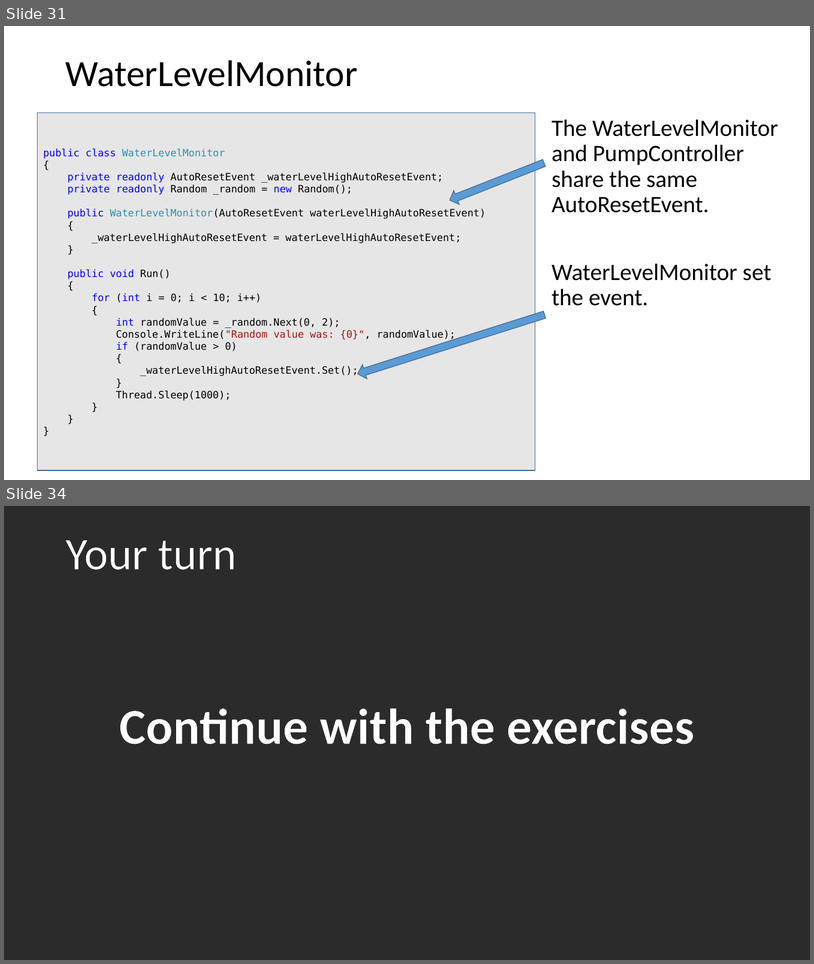
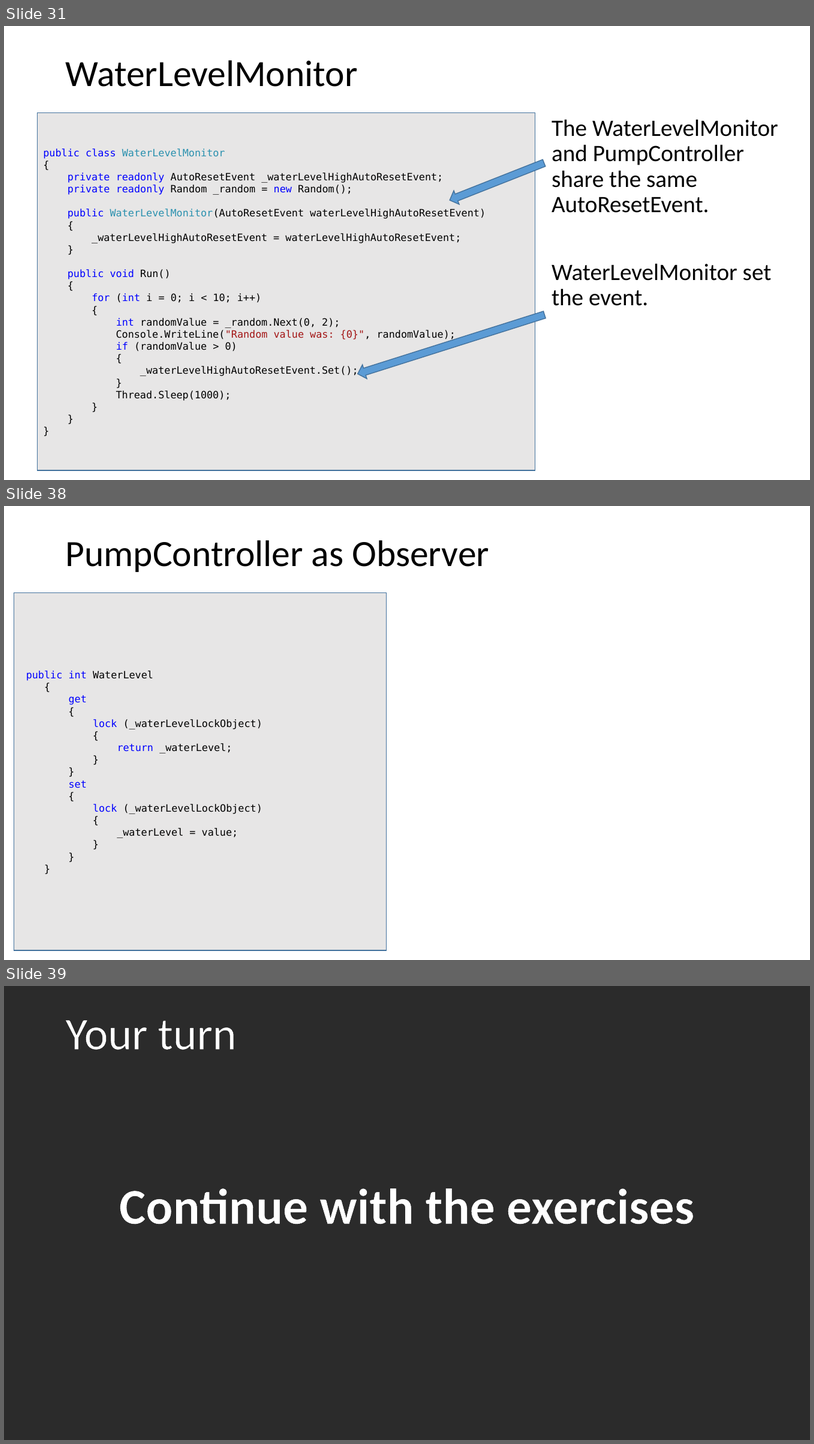
Before and after one commit to codesmurf/st3its3_teaching, a slide deck: 07 Thread Synchronization 2/Thread Synchronization pt 2.pptx. Shown one above the other, each under a label of ours: slides 31 and 34 before the commit, slides 31, 38 and 39 after it; the slides between them are not shown. The pictures are 814x964 and 814x1444 pixels, drawn with LibreOffice and Linux fonts; fonts in the diff are those of the drawing; background and template pictures are left out; a plain dark background stands for a picture behind light text. Boxes give left, top, right and bottom in pixels: in the first picture for what was removed or moved away, otherwise in the second. Text is boxed around its words. In the diff, an @@ line names an element or a change of style, - is before the commit and + after.

Commit message:
added observer with threads and resetevents

```diff
--- a/07 Thread Synchronization 2/Thread Synchronization pt 2.pptx
+++ b/07 Thread Synchronization 2/Thread Synchronization pt 2.pptx
@@ slide 38 added at [4, 506, 810, 960], background #FFFFFF @@
@@ title added at [65, 540, 489, 572], 44 pt, text #000000 @@
+PumpController as Observer
@@ rectangle added at [14, 592, 387, 950], fill #E7E6E6, outline #43739E 1 pt, 12 pt, text #000000 @@
+public int WaterLevel
+{
+get
+{
+lock (_waterLevelLockObject)
+{
+return _waterLevel;
+}
+}
+set
+{
+lock (_waterLevelLockObject)
+{
+_waterLevel = value;
+}
+}
+}
@@ what was slide 34 is now slide 39 @@
```
Also in this commit, not shown: 2 slides changed, 4 other slides added, 2 other files.
